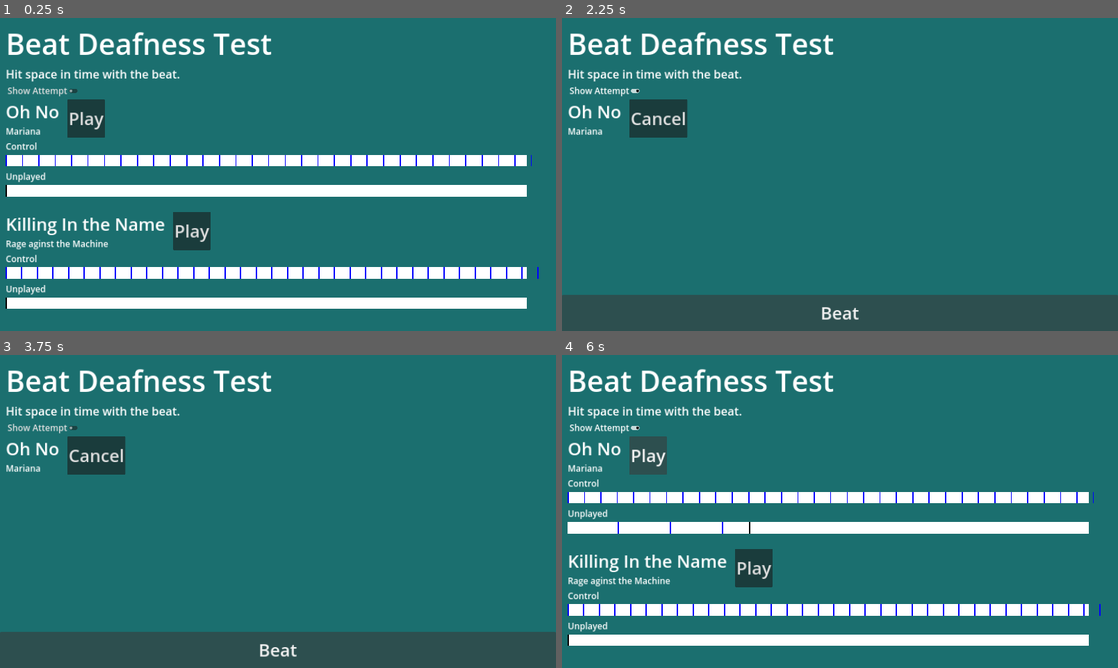
Above: before the commit, frames 1-4 (two rows, left to right).
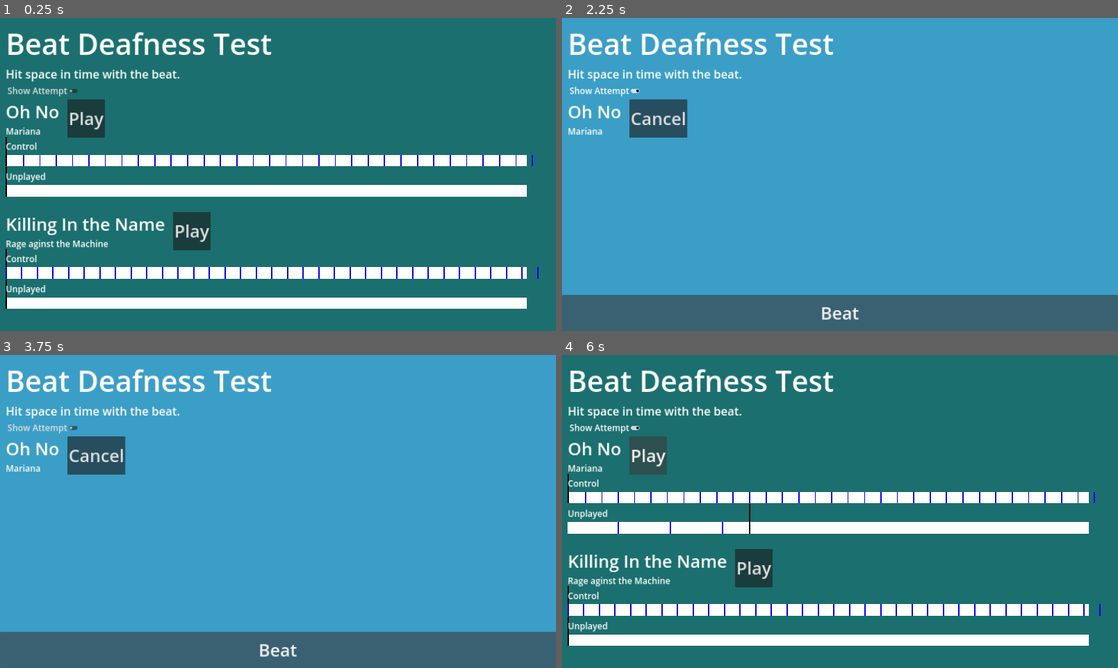
Above: after the commit, the same moments.

Repository: Deojee/Beat-deafness-test
Game: Godot game, scene res://scenes/world.tscn
The game is run twice, just before and just after one commit, with the same random seed, the same clock (stepped at 60 frames per second) and the same inputs.
Inputs:
- Up to frame 1 (0.25 s): no input
- Up to frame 2 (2.25 s): click "Play" at 0.5 s; click "Show Attempt" at 1.25 s; click "Beat" at 2 s
- Up to frame 3 (3.75 s): click "Show Attempt" at 2.75 s; click "Beat" at 3.5 s
- Up to frame 4 (6 s): click "Show Attempt" at 4.25 s; click "Beat" at 5 s; click "Cancel" at 5.75 s

The runs differ from the first frame. In frame 1, 0.5% of the frame differs, in the area x 1-96%, y 38-90%; in frame 2, 98%; in frame 3, 98%, in the area x 0-100%, y 0-100%; in frame 4, 0.5%.

Commit message:
adding colors and results

Diff:
--- /dev/null
+++ b/scenes/BeatReact.gd
@@ -0,0 +1,13 @@
+extends Control
+
+
+# Called when the node enters the scene tree for the first time.
+func _ready():
+	Globals.beatReact = self
+	pass # Replace with function body.
+
+func react():
+
+	$AnimationPlayer.play("react")
+
+	pass
--- a/scenes/beat_timer_line.tscn
+++ b/scenes/beat_timer_line.tscn
@@ -5,7 +5,7 @@
 [sub_resource type="Theme" id="Theme_do3ye"]
 Label/colors/font_color = Color(0, 0, 0, 1)
 Label/constants/outline_size = 2
-Label/font_sizes/font_size = 32
+Label/font_sizes/font_size = 16
 
 [node name="beatLine" type="Control" groups=["beatLines"]]
 custom_minimum_size = Vector2(0, 100)
@@ -25,6 +25,7 @@
 
 [node name="marker" type="ColorRect" parent="beat timer line"]
 unique_name_in_owner = true
+offset_top = -62.0
 offset_right = 4.0
 offset_bottom = 40.0
 color = Color(0, 0, 0, 1)
--- a/scenes/world.tscn
+++ b/scenes/world.tscn
@@ -1,10 +1,73 @@
-[gd_scene load_steps=5 format=3 uid="uid://c5o3ph6322ttg"]
+[gd_scene load_steps=9 format=3 uid="uid://c5o3ph6322ttg"]
 
 [ext_resource type="Script" path="res://scenes/showPrevAttempt.gd" id="1_hs46h"]
 [ext_resource type="PackedScene" uid="uid://cbb2r4h5s16ug" path="res://scenes/beat_line_holder.tscn" id="1_jj1vp"]
+[ext_resource type="Script" path="res://scenes/BeatReact.gd" id="1_uihgy"]
 [ext_resource type="Script" path="res://scripts/beatButton.gd" id="2_kn7kv"]
 
 [sub_resource type="SphereMesh" id="SphereMesh_rdkm1"]
+
+[sub_resource type="Animation" id="Animation_p03jn"]
+resource_name = "react"
+length = 0.3
+step = 0.0001
+tracks/0/type = "value"
+tracks/0/imported = false
+tracks/0/enabled = true
+tracks/0/path = NodePath("ColorRect/CenterContainer/BeatReact/MeshInstance2D:scale")
+tracks/0/interp = 1
+tracks/0/loop_wrap = true
+tracks/0/keys = {
+"times": PackedFloat32Array(0, 0.3),
+"transitions": PackedFloat32Array(1, 1),
+"update": 0,
+"values": [Vector2(1e-05, 1e-05), Vector2(4000, 4000)]
+}
+tracks/1/type = "value"
+tracks/1/imported = false
+tracks/1/enabled = true
+tracks/1/path = NodePath("ColorRect/CenterContainer/BeatReact/MeshInstance2D:self_modulate")
+tracks/1/interp = 1
+tracks/1/loop_wrap = true
+tracks/1/keys = {
+"times": PackedFloat32Array(0, 0.1713, 0.3),
+"transitions": PackedFloat32Array(1, 1, 1),
+"update": 0,
+"values": [Color(1, 1, 1, 1), Color(1, 1, 1, 1), Color(1, 1, 1, 0)]
+}
+
+[sub_resource type="Animation" id="Animation_astn1"]
+length = 0.001
+tracks/0/type = "value"
+tracks/0/imported = false
+tracks/0/enabled = true
+tracks/0/path = NodePath("ColorRect/CenterContainer/BeatReact/MeshInstance2D:scale")
+tracks/0/interp = 1
+tracks/0/loop_wrap = true
+tracks/0/keys = {
+"times": PackedFloat32Array(0),
+"transitions": PackedFloat32Array(1),
+"update": 0,
+"values": [Vector2(1e-05, 1e-05)]
+}
+tracks/1/type = "value"
+tracks/1/imported = false
+tracks/1/enabled = true
+tracks/1/path = NodePath("ColorRect/CenterContainer/BeatReact/MeshInstance2D:self_modulate")
+tracks/1/interp = 1
+tracks/1/loop_wrap = true
+tracks/1/keys = {
+"times": PackedFloat32Array(0),
+"transitions": PackedFloat32Array(1),
+"update": 0,
+"values": [Color(1, 1, 1, 1)]
+}
+
+[sub_resource type="AnimationLibrary" id="AnimationLibrary_jqyhs"]
+_data = {
+"RESET": SubResource("Animation_astn1"),
+"react": SubResource("Animation_p03jn")
+}
 
 [node name="World" type="Control"]
 layout_mode = 3
@@ -31,11 +94,20 @@
 grow_horizontal = 2
 grow_vertical = 2
 
-[node name="Control" type="Control" parent="ColorRect/CenterContainer"]
+[node name="BeatReact" type="Control" parent="ColorRect/CenterContainer"]
 layout_mode = 2
+script = ExtResource("1_uihgy")
 
-[node name="MeshInstance2D" type="MeshInstance2D" parent="ColorRect/CenterContainer/Control"]
+[node name="MeshInstance2D" type="MeshInstance2D" parent="ColorRect/CenterContainer/BeatReact"]
+modulate = Color(0.235294, 0.627451, 0.8, 1)
+scale = Vector2(1e-05, 1e-05)
 mesh = SubResource("SphereMesh_rdkm1")
+
+[node name="AnimationPlayer" type="AnimationPlayer" parent="ColorRect/CenterContainer/BeatReact"]
+root_node = NodePath("../../../..")
+libraries = {
+"": SubResource("AnimationLibrary_jqyhs")
+}
 
 [node name="AudioStreamPlayer" type="AudioStreamPlayer" parent="."]
 
@@ -83,6 +155,7 @@
 secondsOfSong = 15.0
 delaySeconds = -2.0
 bpm = 127.0
+bpmDelaySeconds = 0.5
 
 [node name="beatLineHolder2" parent="MarginContainer/ScrollContainer/VBoxContainer" instance=ExtResource("1_jj1vp")]
 layout_mode = 2
--- a/scripts/Globals.gd
+++ b/scripts/Globals.gd
@@ -5,3 +5,5 @@
 var beatButtonVisible = false
 
 var showAttempt = false
+
+var beatReact
--- a/scripts/beat timer line.gd
+++ b/scripts/beat timer line.gd
@@ -28,6 +28,7 @@
 		return
 
 	if Input.is_action_just_pressed("space") or Globals.justPressed:
+		Globals.beatReact.react()
 		Globals.justPressed = false
 		var newMarker = ColorRect.new()
 		%beatLines.add_child(newMarker)
@@ -175,7 +176,7 @@
 			var newMarker = Label.new()
 			%labelLines.add_child(newMarker)
 			newMarker.position.x = (num/1000.0)/float(lengthInSeconds) * 1800 - 1.0
-			newMarker.text = str(smallestDifference)# + "\n" + str(num," ",newNum)
+			newMarker.text = str(int(smallestDifference))# + "\n" + str(num," ",newNum)
 
 			return smallestDifference
 
@@ -185,6 +186,6 @@
 	var newMarker = Label.new()
 	%labelLines.add_child(newMarker)
 	newMarker.position.x = (num/1000.0)/float(lengthInSeconds) * 1800 - 1.0
-	newMarker.text = str(smallestDifference)# + "\n" + str(num," ",newNum)
+	newMarker.text = str(int(smallestDifference))# + "\n" + str(num," ",newNum)
 
 	return smallestDifference
--- a/scripts/beatLineHolder.gd
+++ b/scripts/beatLineHolder.gd
@@ -71,7 +71,7 @@
 
 	var newLine = load(beatLinePath).instantiate()
 	%beatLines.add_child(newLine)
-	newLine.control = currentBeatLine
+	newLine.control = controlBeatLine
 	currentBeatLine = newLine
 	currentBeatLine.holder = self
 	currentBeatLine.lengthInSeconds = secondsOfSong
